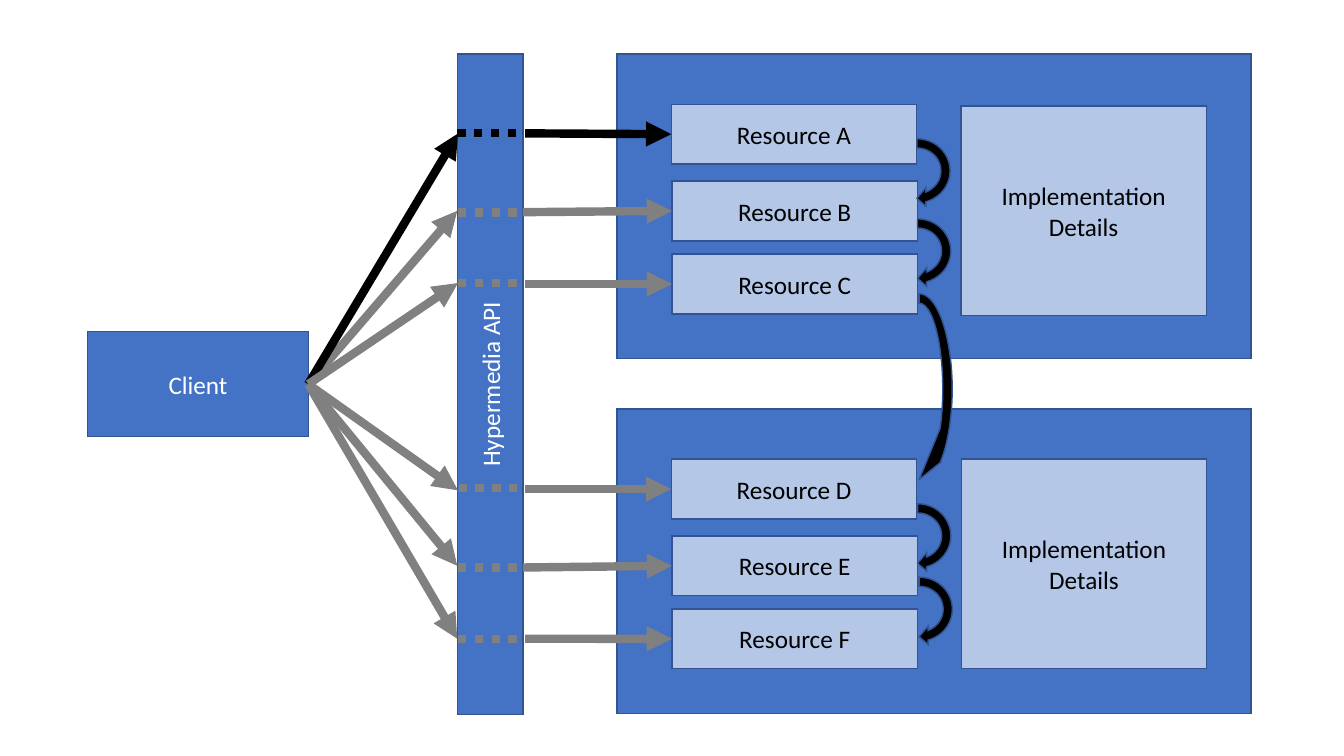
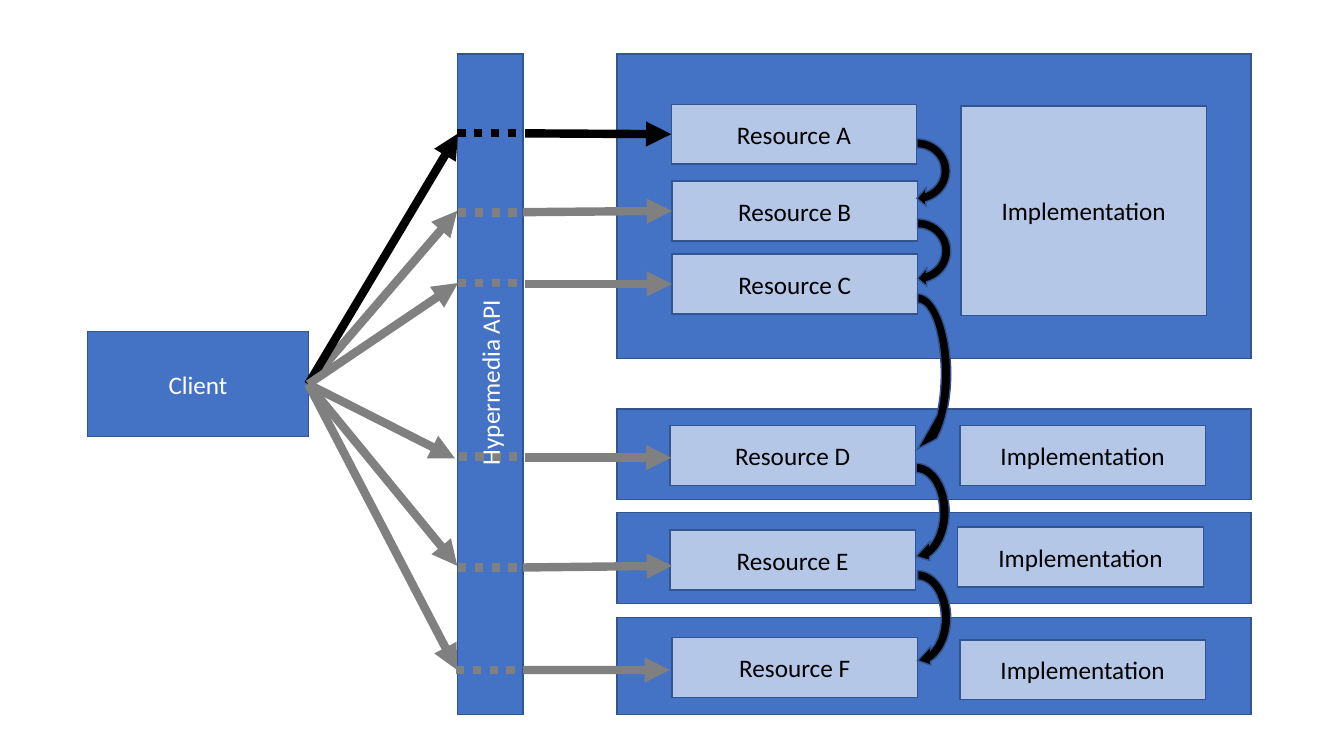
Before and after one commit to dret/lectures, a slide deck: slide 3 of modules/img/api-styles.pptx. Drawn at 1344x756 pixels with LibreOffice and Linux fonts; fonts in the diff are those of the drawing. Boxes give left, top, right and bottom in pixels: in the first picture for what was removed or moved away, otherwise in the second. Text is boxed around its words. In the diff, an @@ line names an element or a change of style, - is before the commit and + after.

```diff
--- a/modules/img/api-styles.pptx
+++ b/modules/img/api-styles.pptx
@@ text in rectangle at bbox=[1049, 218, 1118, 236]: paragraph removed @@
-Details
@@ circular arrow: place and size @@
-circular arrow at bbox=[882, 288, 958, 489]
+circular arrow at bbox=[880, 289, 955, 458]
@@ text in rectangle at bbox=[476, 305, 507, 462]: text removed @@
-Hypermedia API
@@ text added at bbox=[476, 303, 507, 461], 18 pt, text #FFFFFF @@
+Hypermedia API
@@ arrow moved from (309, 384) - (458, 639) to (309, 384) - (457, 670) @@
@@ arrow moved from (309, 384) - (458, 490) to (309, 384) - (455, 459) @@
@@ rectangle added at bbox=[617, 409, 1251, 500], fill #4472C4, outline #325491 1 pt @@
@@ rectangle "Resource D": place and size @@
-rectangle "Resource D" at bbox=[671, 460, 918, 519]
+rectangle "Resource D" at bbox=[670, 425, 917, 485]
@@ rectangle added at bbox=[960, 425, 1206, 485], fill #B4C7E7, outline #325491 1 pt, 18 pt, text #000000 @@
+Implementation
@@ line moved from (459, 488) - (526, 488) to (459, 457) - (526, 457) @@
@@ arrow moved from (525, 489) - (671, 489) to (525, 458) - (671, 458) @@
@@ circular arrow: place and size @@
-circular arrow at bbox=[880, 499, 956, 573]
+circular arrow at bbox=[879, 459, 954, 566]
@@ rectangle: place and size @@
-rectangle at bbox=[617, 409, 1251, 714]
+rectangle at bbox=[617, 513, 1251, 604]
@@ rectangle "Resource E": place and size @@
-rectangle "Resource E" at bbox=[673, 536, 919, 596]
+rectangle "Resource E" at bbox=[670, 530, 917, 590]
@@ rectangle "Implementation": place and size @@
-rectangle "Implementation" at bbox=[962, 460, 1208, 669]
+rectangle "Implementation" at bbox=[958, 527, 1204, 587]
@@ circular arrow: place and size @@
-circular arrow at bbox=[881, 573, 957, 646]
+circular arrow at bbox=[880, 566, 956, 669]
@@ text in rectangle at bbox=[1049, 571, 1118, 589]: paragraph removed @@
-Details
@@ rectangle added at bbox=[617, 618, 1251, 715], fill #4472C4, outline #325491 1 pt @@
@@ 1 arrow, 1 line, 1 rectangle: place and size @@
-1 arrow, 1 line, 1 rectangle at bbox=[458, 609, 919, 668]
+1 arrow, 1 line, 1 rectangle at bbox=[456, 638, 919, 698]
@@ rectangle added at bbox=[960, 640, 1206, 700], fill #B4C7E7, outline #325491 1 pt, 18 pt, text #000000 @@
+Implementation
```
Also in this commit, not shown: 2 other slides changed, 10 other files.
